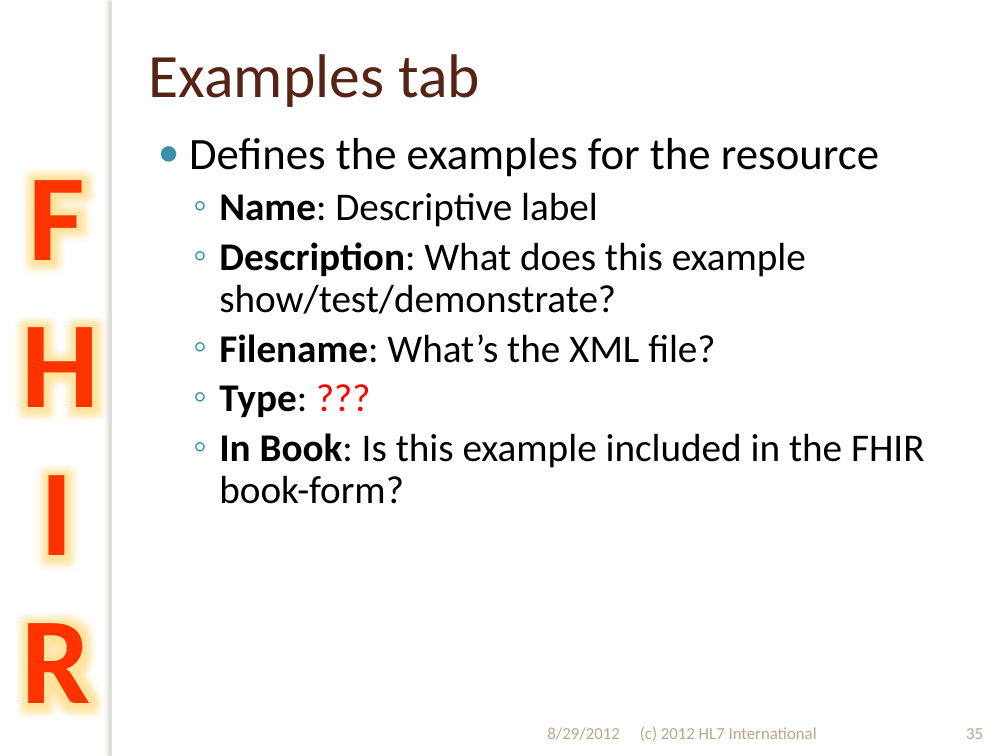
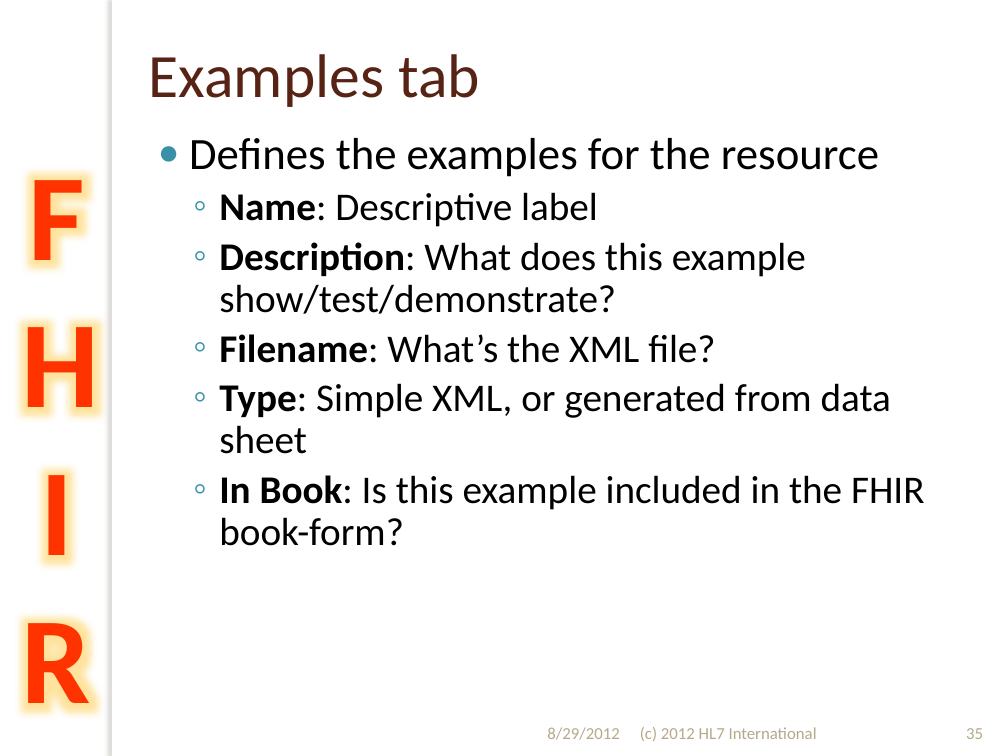
Before and after one commit to vista-novo/fhir, a slide deck: slide 35 of presentations/2012-Sept/201209 WGM Hands on with FHIR.pptx. Drawn at 1008x756 pixels with LibreOffice and Linux fonts; fonts in the diff are those of the drawing; background and template pictures are left out. Boxes give left, top, right and bottom in pixels: in the first picture for what was removed or moved away, otherwise in the second. Text is boxed around its words. In the diff, an @@ line names an element or a change of style, - is before the commit and + after.

```diff
--- a/presentations/2012-Sept/201209 WGM Hands on with FHIR.pptx
+++ b/presentations/2012-Sept/201209 WGM Hands on with FHIR.pptx
@@ text at (x1=219, y1=383, x2=891, y2=454): text changed; bold off @@
-  ◦ Type: ???
+  ◦ Type: Simple XML, or generated from data sheet
```
Also in this commit, not shown: 42 other slides changed.
